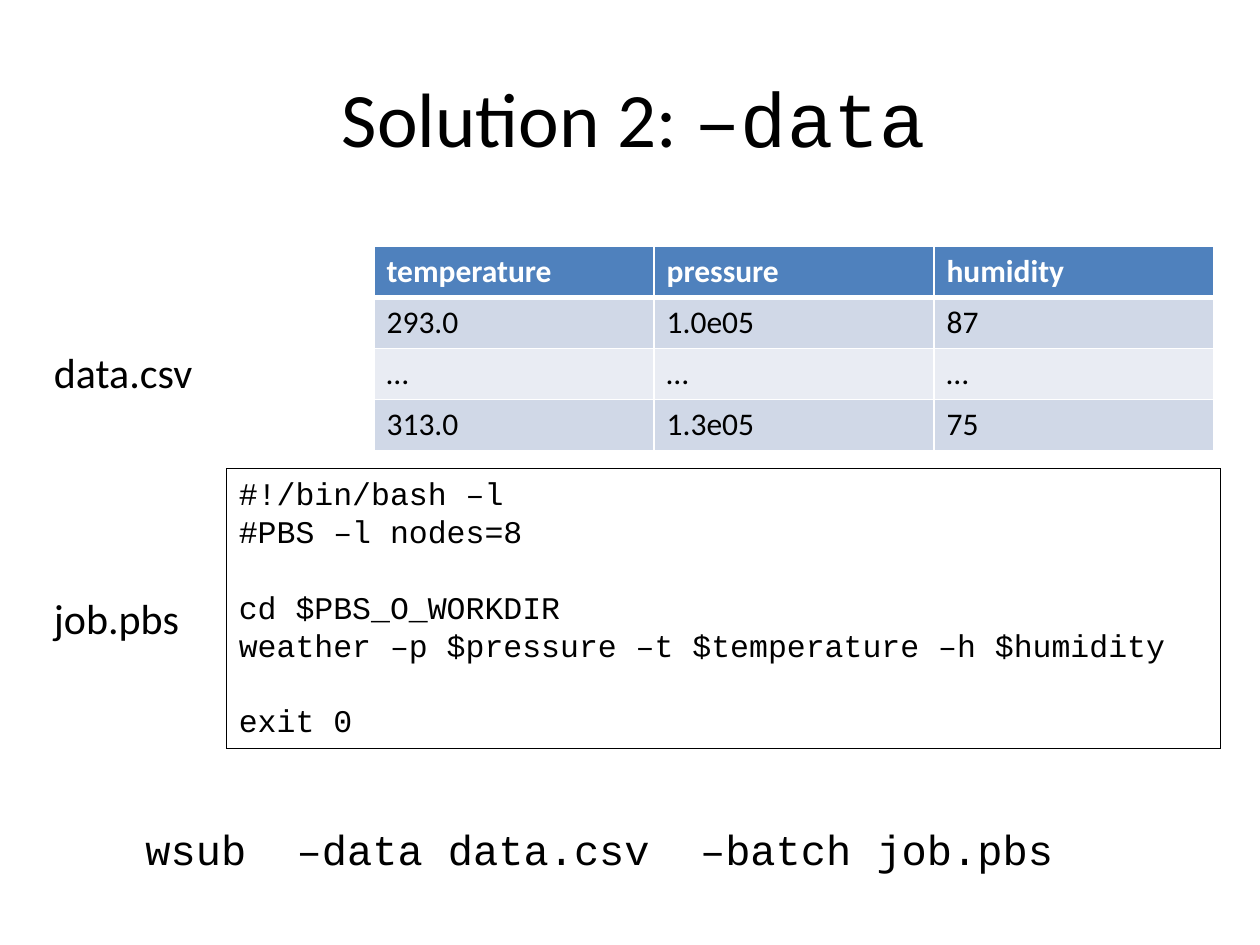
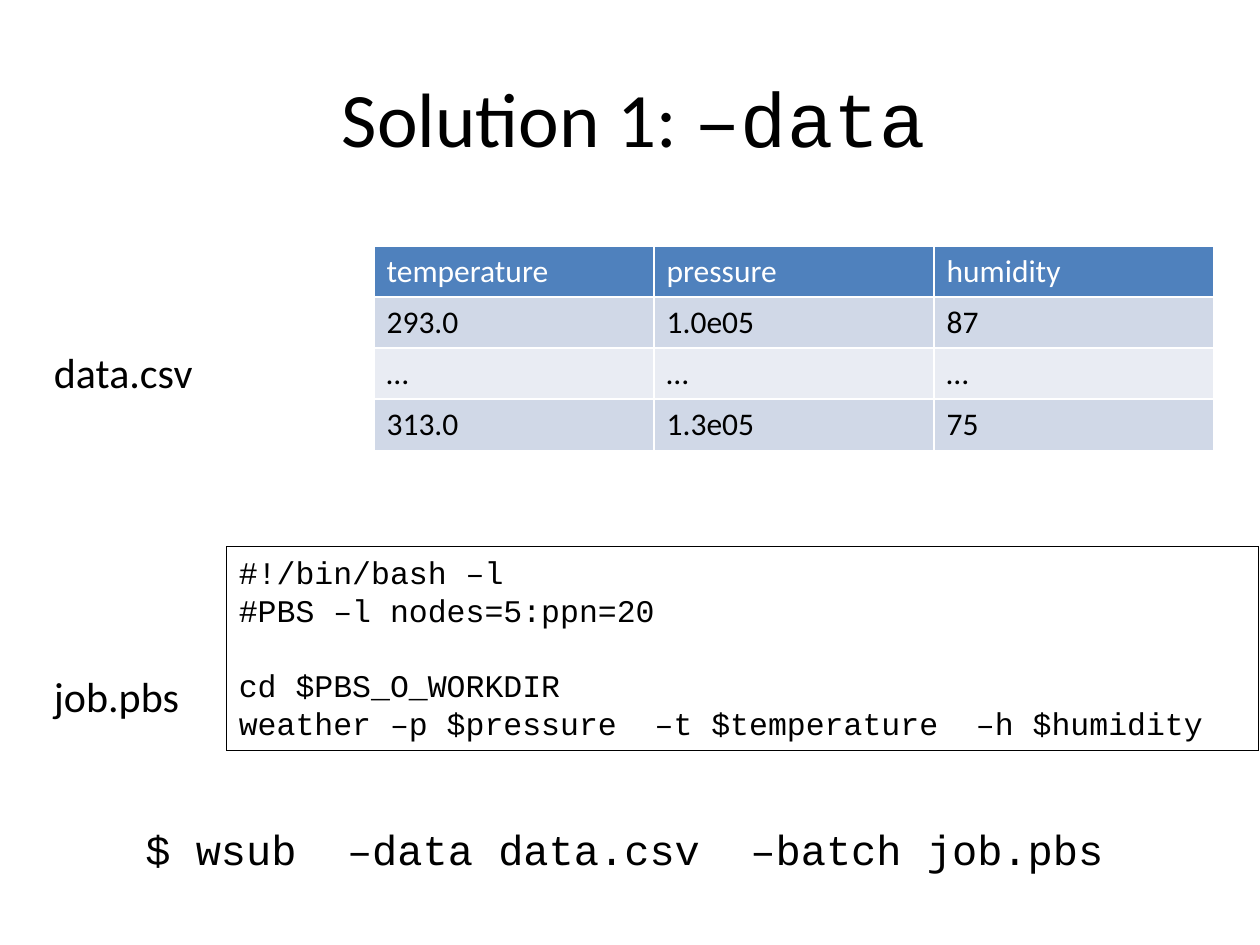
Before and after one commit to gjbex/worker, a slide deck: slide 4 of doc/worker.pptx (slide 6 before the commit). Drawn at 1260x945 pixels with LibreOffice and Linux fonts; fonts in the diff are those of the drawing. Boxes give left, top, right and bottom in pixels: in the first picture for what was removed or moved away, otherwise in the second. Text is boxed around its words. In the diff, an @@ line names an element or a change of style, - is before the commit and + after.

```diff
--- a/doc/worker.pptx
+++ b/doc/worker.pptx
@@ title at (342,91,926,148): text changed @@
-Solution 2: –data
+Solution 1: –data
@@ table at (374,246,1213,450) @@
@@ bold off in "temperature", "pressure", "humidity" @@
@@ rectangle "#!/bin/bash –l": place and size @@
-rectangle "#!/bin/bash –l" at (227,469,1221,748)
+rectangle "#!/bin/bash –l" at (227,547,1259,751)
@@ text in rectangle at (239,599,655,629): text changed @@
-#PBS –l nodes=8
+#PBS –l nodes=5:ppn=20
@@ text "job.pbs": place and size @@
-text "job.pbs" at (54,604,179,642)
+text "job.pbs" at (54,682,179,720)
@@ text in rectangle at (239,710,352,733): paragraph removed @@
-exit 0
@@ text at (196,834,1103,874): text changed @@
-wsub –data data.csv –batch job.pbs
+$ wsub –data data.csv –batch job.pbs
```
Also in this commit, not shown: 8 other slides changed, 18 slides added.
